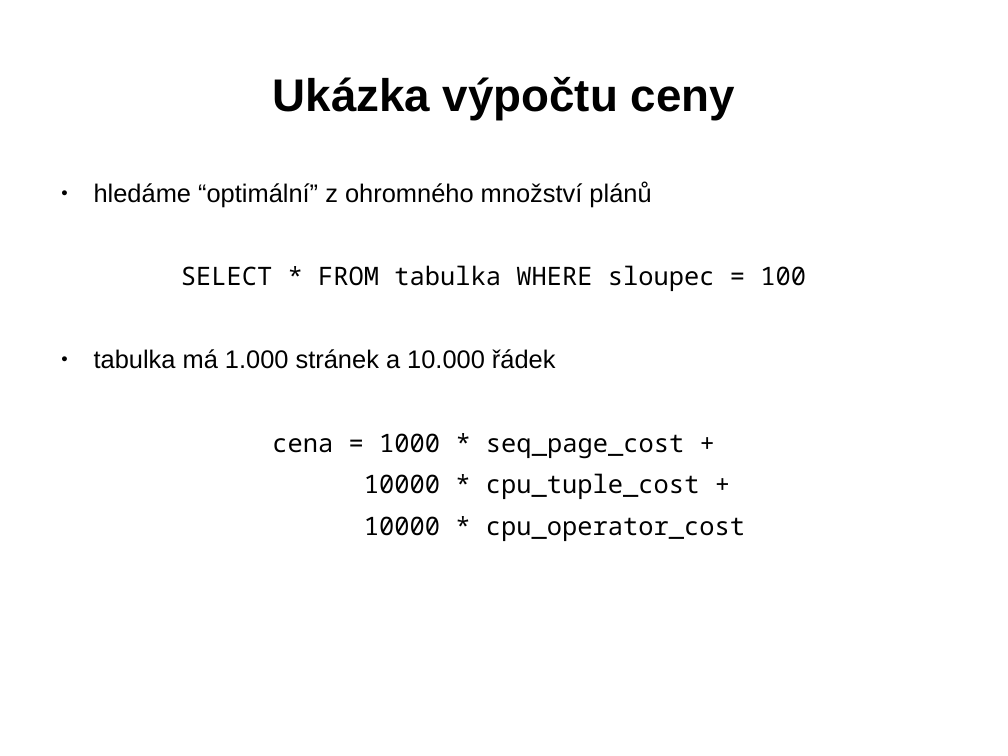
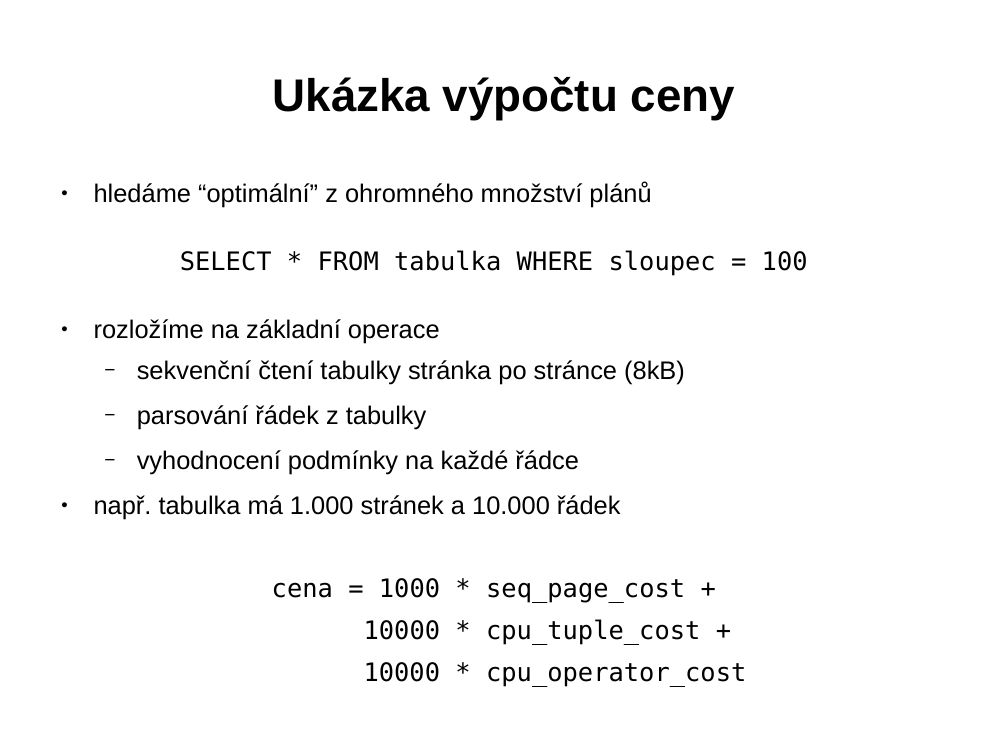
Before and after one commit to tvondra/explain_training, a slide deck: slide 7 of explain-training.odp. Drawn at 1008x756 pixels with LibreOffice and Linux fonts; fonts in the diff are those of the drawing. Boxes give left, top, right and bottom in pixels: in the first picture for what was removed or moved away, otherwise in the second. Text is boxed around its words. In the diff, an @@ line names an element or a change of style, - is before the commit and + after.

```diff
--- a/explain-training.odp
+++ b/explain-training.odp
@@ text at (180, 250, 808, 687): font Noto Sans Mono to DejaVu Sans Mono in "SELECT * FROM tabulka WHERE sloupec = ...", "cena = 1000 * seq_page_cost +", "10000 * cpu_tuple_cost +", "10000 * cpu_operator_cost" @@
@@ text at (94, 319, 685, 520): text changed @@
-● tabulka má 1.000 stránek a 10.000 řádek
+● rozložíme na základní operace
+  − sekvenční čtení tabulky stránka po stránce (8kB)
+  − parsování řádek z tabulky
+  − vyhodnocení podmínky na každé řádce
+● např. tabulka má 1.000 stránek a 10.000 řádek
```
Also in this commit, not shown: 53 other slides changed, 13 slides removed, 2 other files.
